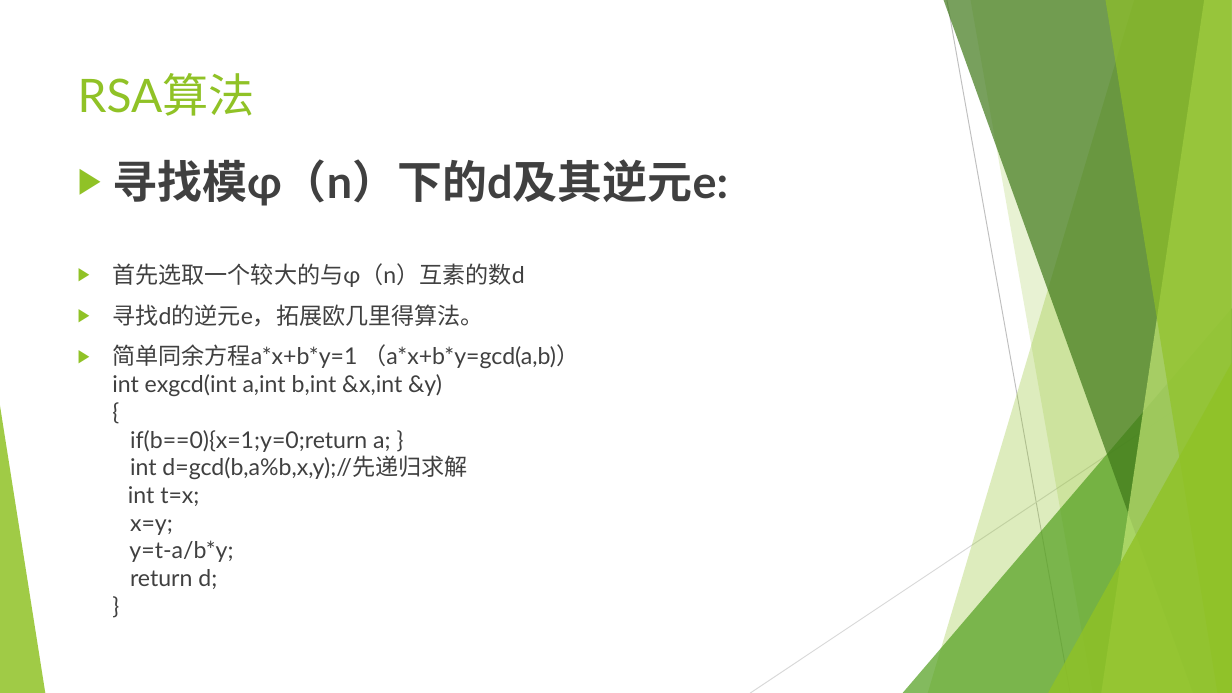
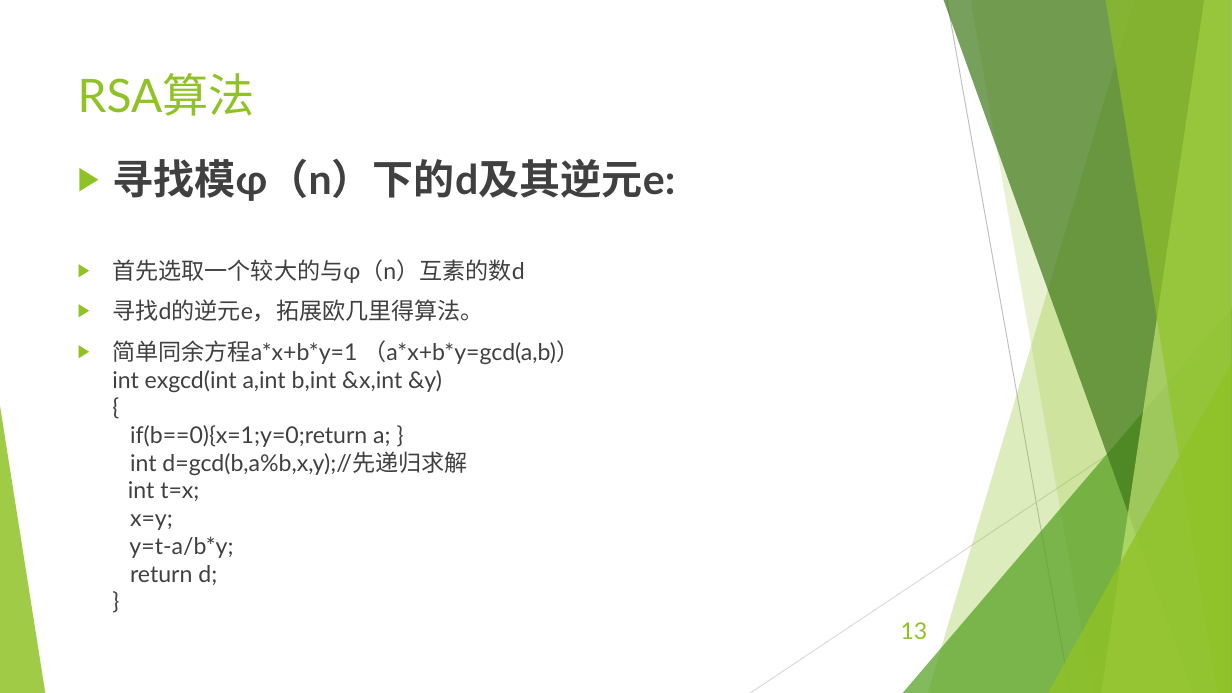
Before and after one commit to EECodingPresentation/project2, a slide deck: slide 13 of 展示报告.pptx (slide 7 before the commit). Drawn at 1232x693 pixels with LibreOffice and Linux fonts; fonts in the diff are those of the drawing. Boxes give left, top, right and bottom in pixels: in the first picture for what was removed or moved away, otherwise in the second. Text is boxed around its words. In the diff, an @@ line names an element or a change of style, - is before the commit and + after.

```diff
--- a/展示报告.pptx
+++ b/展示报告.pptx
@@ text at (112,159,675,201): size 35 to 32 pt in "寻找模φ（n）下的d及其逆元e:" @@
@@ page number added at (901,622,928,639), 18 pt, text #90C226 @@
+13
```
Also in this commit, not shown: 9 other slides changed, 12 slides added, 3 other files.
